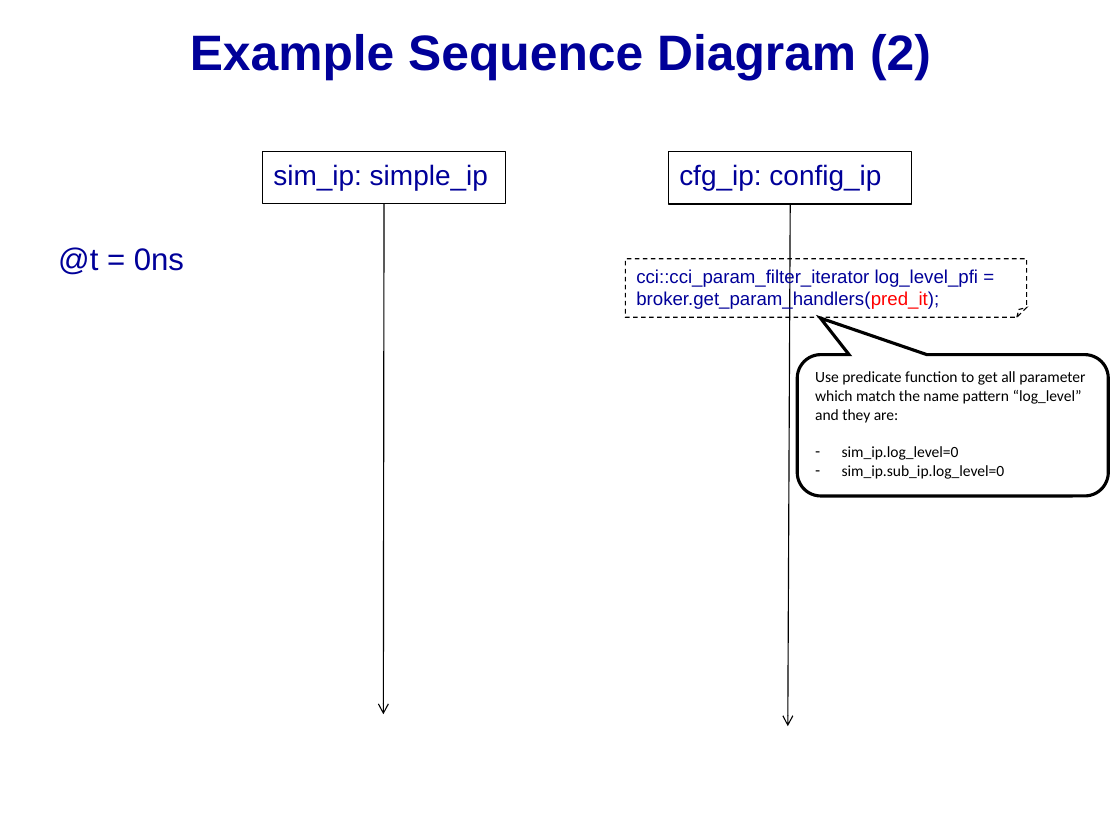
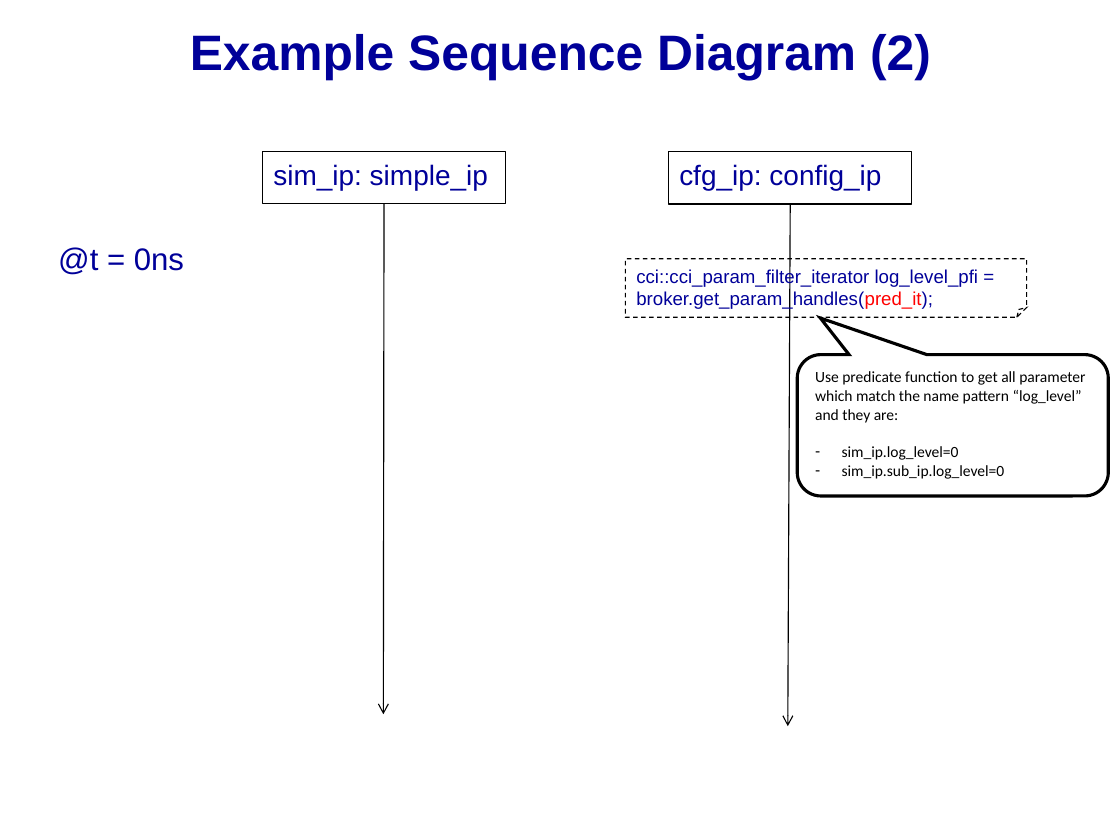
Before and after one commit to accellera-official/cci, a slide deck: slide 5 of examples/ex23_Hierarchical_Value_Update/docs/ex23_Hierarchical_Value_Update.ppt. Drawn at 1120x840 pixels with LibreOffice and Linux fonts; fonts in the diff are those of the drawing; background and template pictures are left out. Boxes give left, top, right and bottom in pixels: in the first picture for what was removed or moved away, otherwise in the second. Text is boxed around its words. In the diff, an @@ line names an element or a change of style, - is before the commit and + after.

```diff
--- a/examples/ex23_Hierarchical_Value_Update/docs/ex23_Hierarchical_Value_Update.ppt
+++ b/examples/ex23_Hierarchical_Value_Update/docs/ex23_Hierarchical_Value_Update.ppt
@@ text in folded corner at box(636, 291, 933, 310): text changed @@
-broker.get_param_handlers(pred_it);
+broker.get_param_handles(pred_it);
```
Also in this commit, not shown: 2 other slides changed, 1 slide removed, 8 other files.
